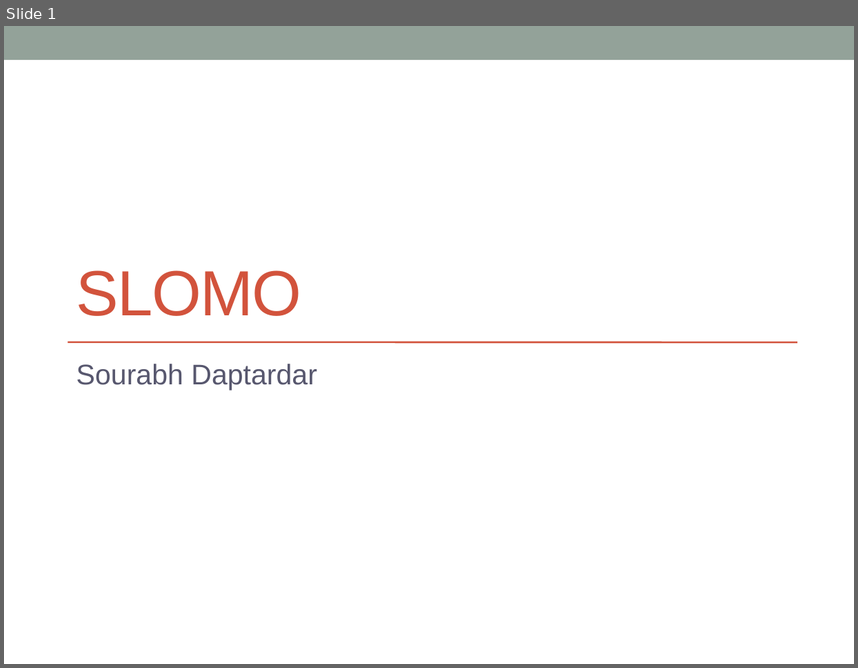
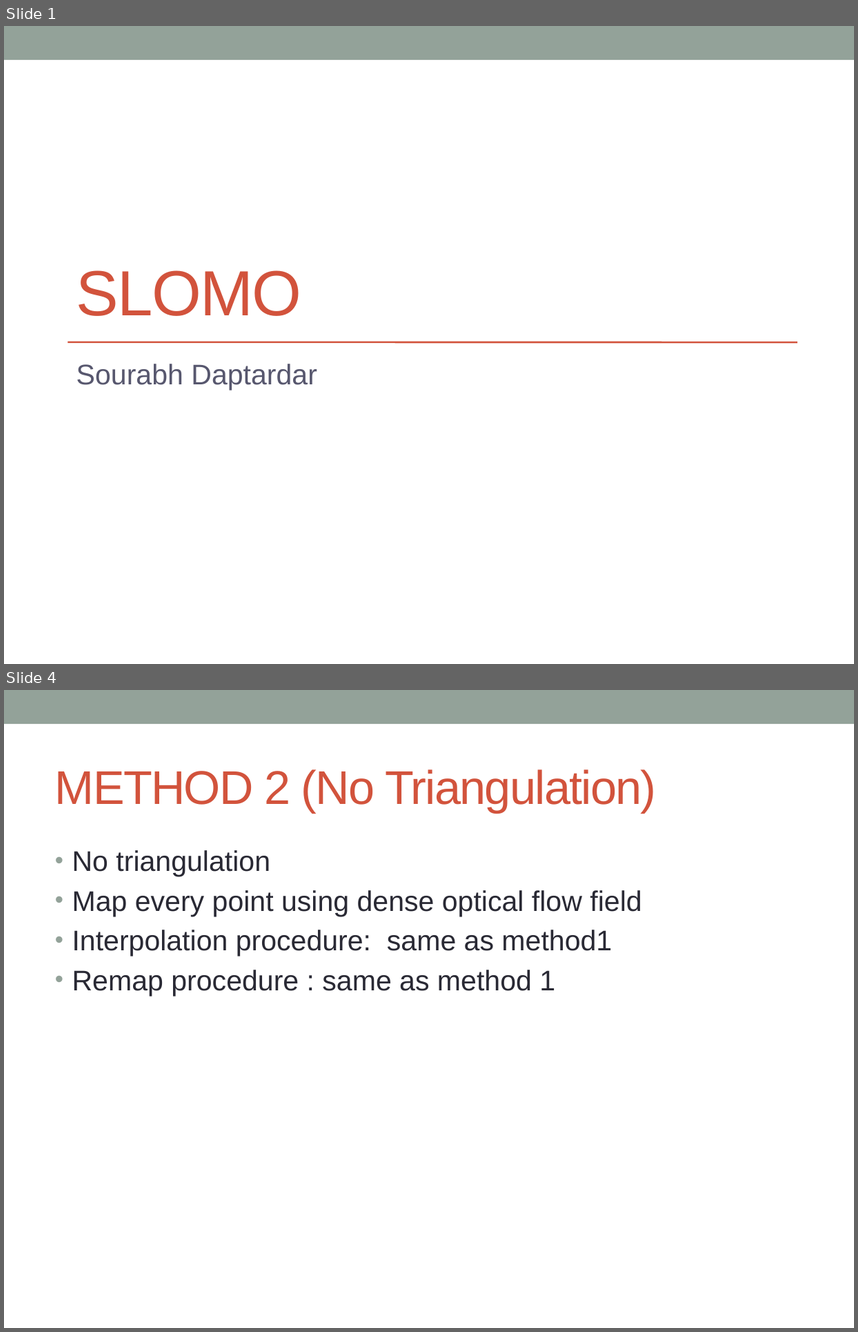
Before and after one commit to sourabhd/ProjPres, a slide deck: presentation/SloMo.pptx. Shown one above the other, each under a label of ours: slide 1 before the commit, slides 1 and 4 after it; the slides between them are not shown. The pictures are 858x668 and 858x1332 pixels, drawn with LibreOffice and Linux fonts; fonts in the diff are those of the drawing. Boxes give left, top, right and bottom in pixels: in the first picture for what was removed or moved away, otherwise in the second. Text is boxed around its words. In the diff, an @@ line names an element or a change of style, - is before the commit and + after.

Commit message:
Added more slides to optical flow

```diff
--- a/presentation/SloMo.pptx
+++ b/presentation/SloMo.pptx
@@ slide 4 added at (4,690,854,1328), background #FFFFFF; not listed: 1 template element that a slide beside it also shows @@
@@ title added at (55,769,657,813), 40 pt, text #D2533C @@
+METHOD 2 (No Triangulation)
@@ text added at (72,850,642,996), 24 pt, text #292934 @@
+• No triangulation
+• Map every point using dense optical flow field
+• Interpolation procedure: same as method1
+• Remap procedure : same as method 1
```
Also in this commit, not shown: 2 slides changed, 11 other slides added, 1 slide removed.
